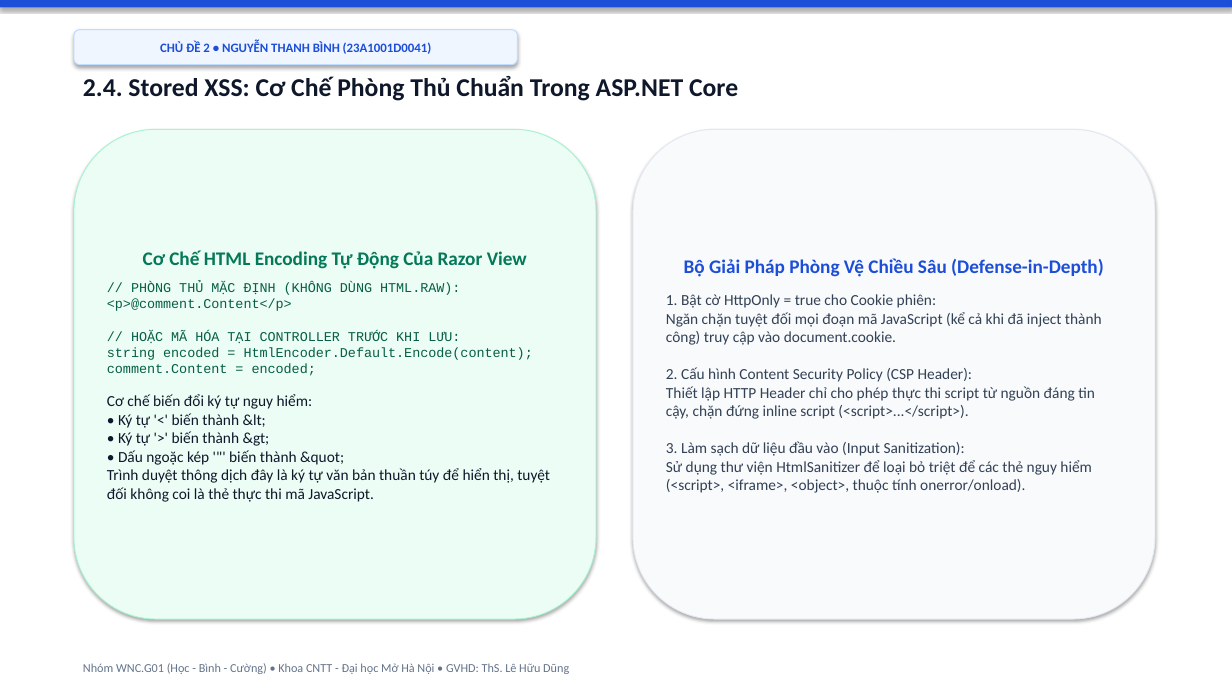
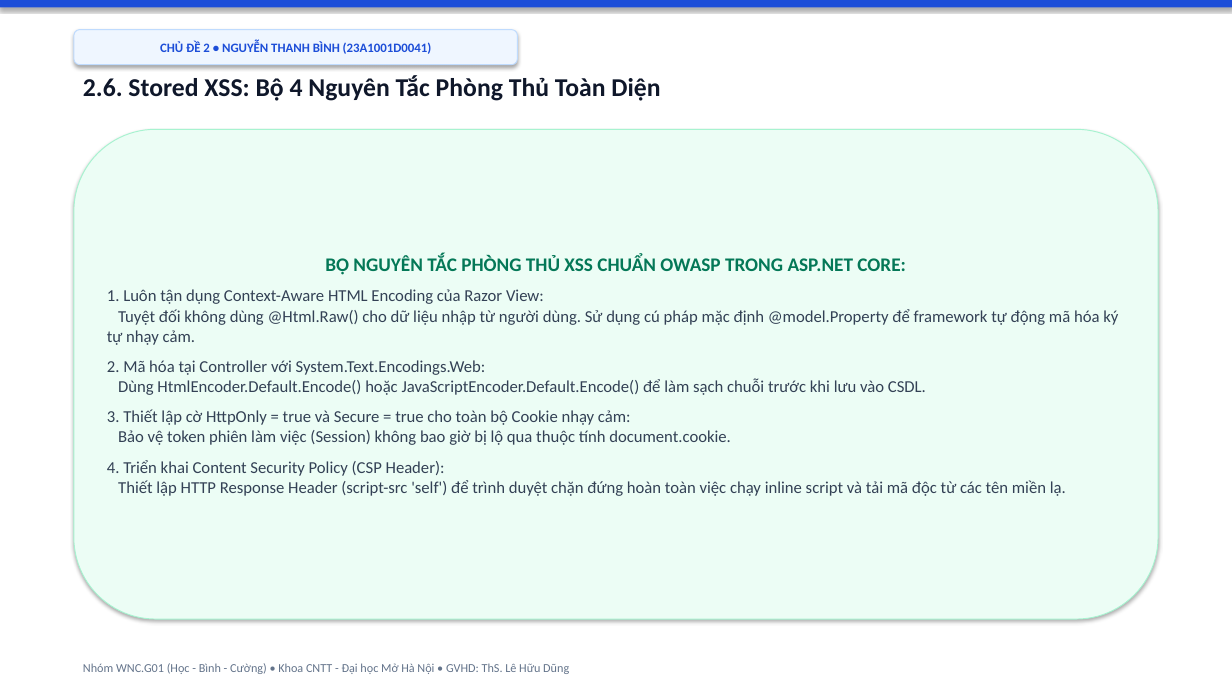
Before and after one commit to hocjsoo/OWASP_Demo, a slide deck: slide 14 of Slide_OWASP_Top3_Nhom_WNC_G01.pptx (slide 10 before the commit). Drawn at 1232x693 pixels with LibreOffice and Linux fonts; fonts in the diff are those of the drawing. Boxes give left, top, right and bottom in pixels: in the first picture for what was removed or moved away, otherwise in the second. Text is boxed around its words. In the diff, an @@ line names an element or a change of style, - is before the commit and + after.

```diff
--- a/Slide_OWASP_Top3_Nhom_WNC_G01.pptx
+++ b/Slide_OWASP_Top3_Nhom_WNC_G01.pptx
@@ text at (83,75,660,101): text changed @@
-2.4. Stored XSS: Cơ Chế Phòng Thủ Chuẩn Trong ASP.NET Core
+2.6. Stored XSS: Bộ 4 Nguyên Tắc Phòng Thủ Toàn Diện
@@ rounded rectangle "BỘ NGUYÊN TẮC PHÒNG THỦ ...": place and size @@
-rounded rectangle "BỘ NGUYÊN TẮC PHÒNG THỦ ..." at (74,129,596,619)
+rounded rectangle "BỘ NGUYÊN TẮC PHÒNG THỦ ..." at (74,129,1158,619)
@@ rounded rectangle removed at (633,129,1155,619) @@
-Bộ Giải Pháp Phòng Vệ Chiều Sâu (Defense-in-Depth)
-1. Bật cờ HttpOnly = true cho Cookie phiên:
-Ngăn chặn tuyệt đối mọi đoạn mã JavaScript (kể cả khi đã inject thành công) truy cập vào document.cookie.
-2. Cấu hình Content Security Policy (CSP Header):
-Thiết lập HTTP Header chỉ cho phép thực thi script từ nguồn đáng tin cậy, chặn đứng inline script (<script>...</script>).
-3. Làm sạch dữ liệu đầu vào (Input Sanitization):
-Sử dụng thư viện HtmlSanitizer để loại bỏ triệt để các thẻ nguy hiểm (<script>, <iframe>, <object>, thuộc tính onerror/onload).
@@ text in rounded rectangle at (107,255,1118,496): text changed; size 12 to 13 pt; text colour #0F172A to #334155 @@
-Cơ Chế HTML Encoding Tự Động Của Razor View
-// PHÒNG THỦ MẶC ĐỊNH (KHÔNG DÙNG HTML.RAW):
-<p>@comment.Content</p>
-// HOẶC MÃ HÓA TẠI CONTROLLER TRƯỚC KHI LƯU:
-string encoded = HtmlEncoder.Default.Encode(content);
-comment.Content = encoded;
-Cơ chế biến đổi ký tự nguy hiểm:
-• Ký tự '<' biến thành &lt;
-• Ký tự '>' biến thành &gt;
-• Dấu ngoặc kép '"' biến thành &quot;
-Trình duyệt thông dịch đây là ký tự văn bản thuần túy để hiển thị, tuyệt đối không coi là thẻ thực thi mã JavaScript.
+BỘ NGUYÊN TẮC PHÒNG THỦ XSS CHUẨN OWASP TRONG ASP.NET CORE:
+1. Luôn tận dụng Context-Aware HTML Encoding của Razor View:
+Tuyệt đối không dùng @Html.Raw() cho dữ liệu nhập từ người dùng. Sử dụng cú pháp mặc định @model.Property để framework tự động mã hóa ký tự nhạy cảm.
+2. Mã hóa tại Controller với System.Text.Encodings.Web:
+Dùng HtmlEncoder.Default.Encode() hoặc JavaScriptEncoder.Default.Encode() để làm sạch chuỗi trước khi lưu vào CSDL.
+3. Thiết lập cờ HttpOnly = true và Secure = true cho toàn bộ Cookie nhạy cảm:
+Bảo vệ token phiên làm việc (Session) không bao giờ bị lộ qua thuộc tính document.cookie.
+4. Triển khai Content Security Policy (CSP Header):
+Thiết lập HTTP Response Header (script-src 'self') để trình duyệt chặn đứng hoàn toàn việc chạy inline script và tải mã độc từ các tên miền lạ.
```
Also in this commit, not shown: 9 other slides changed, 6 slides added, 2 other files.
